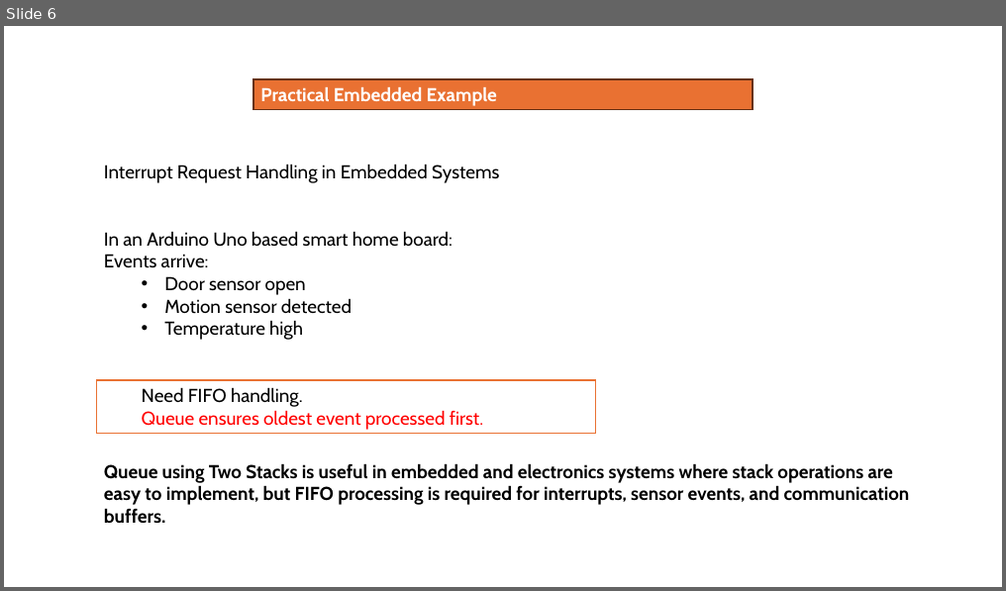
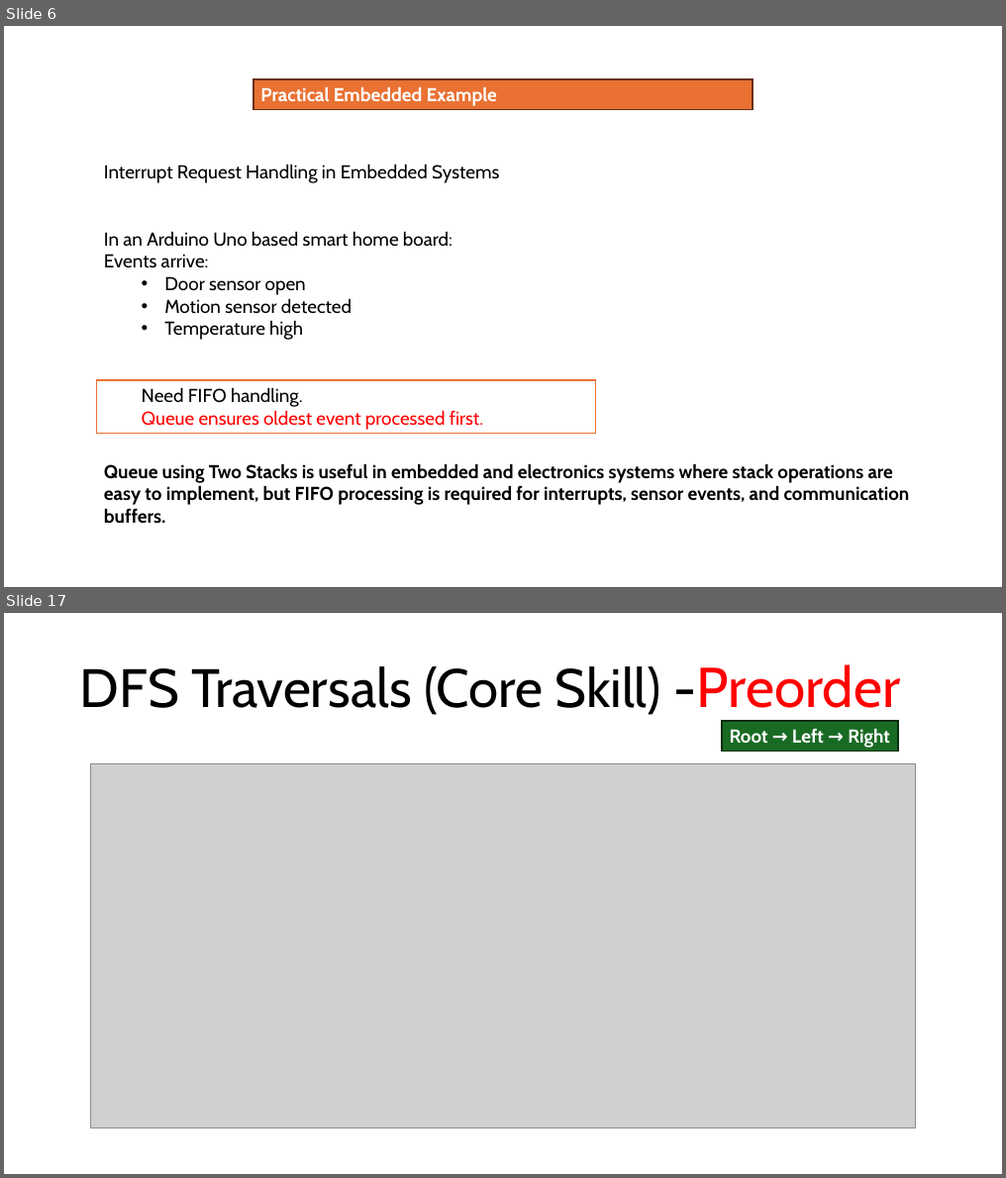
Before and after one commit to uttamds/Genesis, a slide deck: VMIT/PYTHON/Day 5 VMIT.pptx. Shown one above the other, each under a label of ours: slide 6 before the commit, slides 6 and 17 after it; the slides between them are not shown. The pictures are 1006x591 and 1006x1178 pixels, drawn with LibreOffice and Linux fonts; fonts in the diff are those of the drawing; grey boxes stand for pictures. Boxes give left, top, right and bottom in pixels: in the first picture for what was removed or moved away, otherwise in the second. Text is boxed around its words. In the diff, an @@ line names an element or a change of style, - is before the commit and + after.

```diff
--- a/VMIT/PYTHON/Day 5 VMIT.pptx
+++ b/VMIT/PYTHON/Day 5 VMIT.pptx
@@ slide 17 added at [4,613,1002,1174], background #FFFFFF @@
@@ title added at [80,664,900,715], 52 pt, text #000000 @@
+DFS Traversals (Core Skill) -Preorder
@@ rectangle added at [722,722,898,752], fill #196B24, outline #0B2F10 1.5 pt, 18 pt, text #FFFFFF, bold @@
+Root → Left → Right
@@ picture added at [90,764,916,1129] @@
```
Also in this commit, not shown: 16 other slides added, 1 slide removed.
